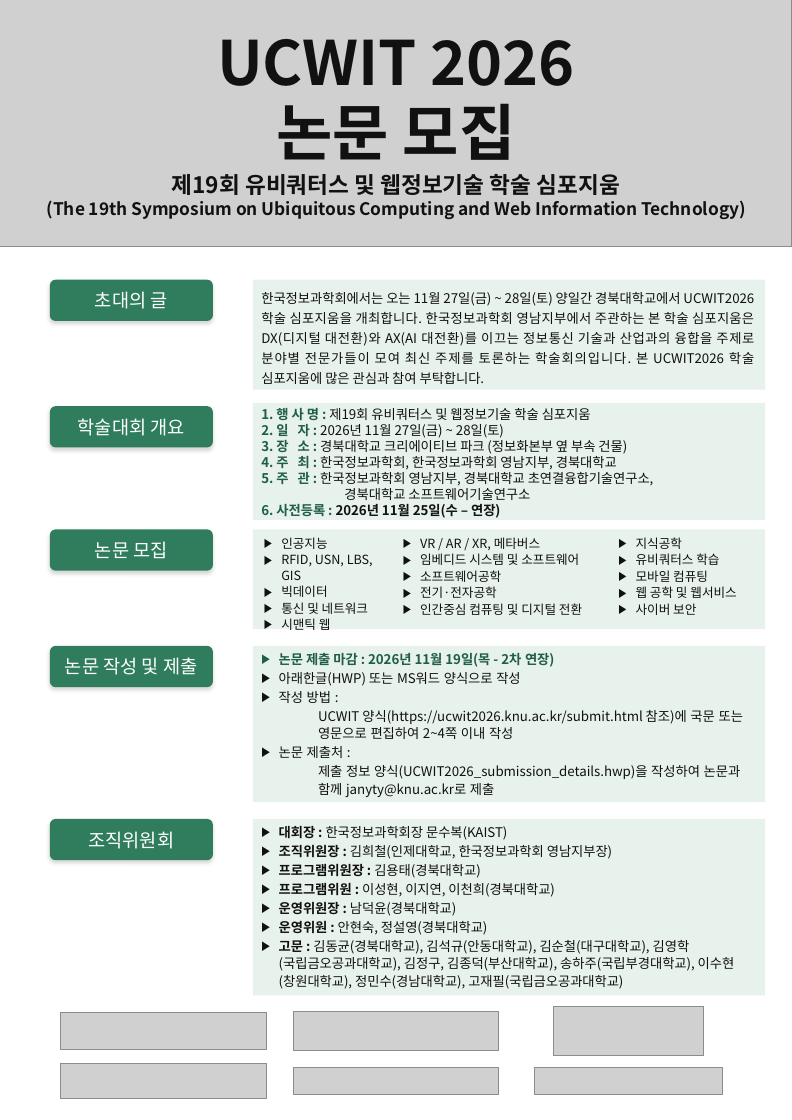
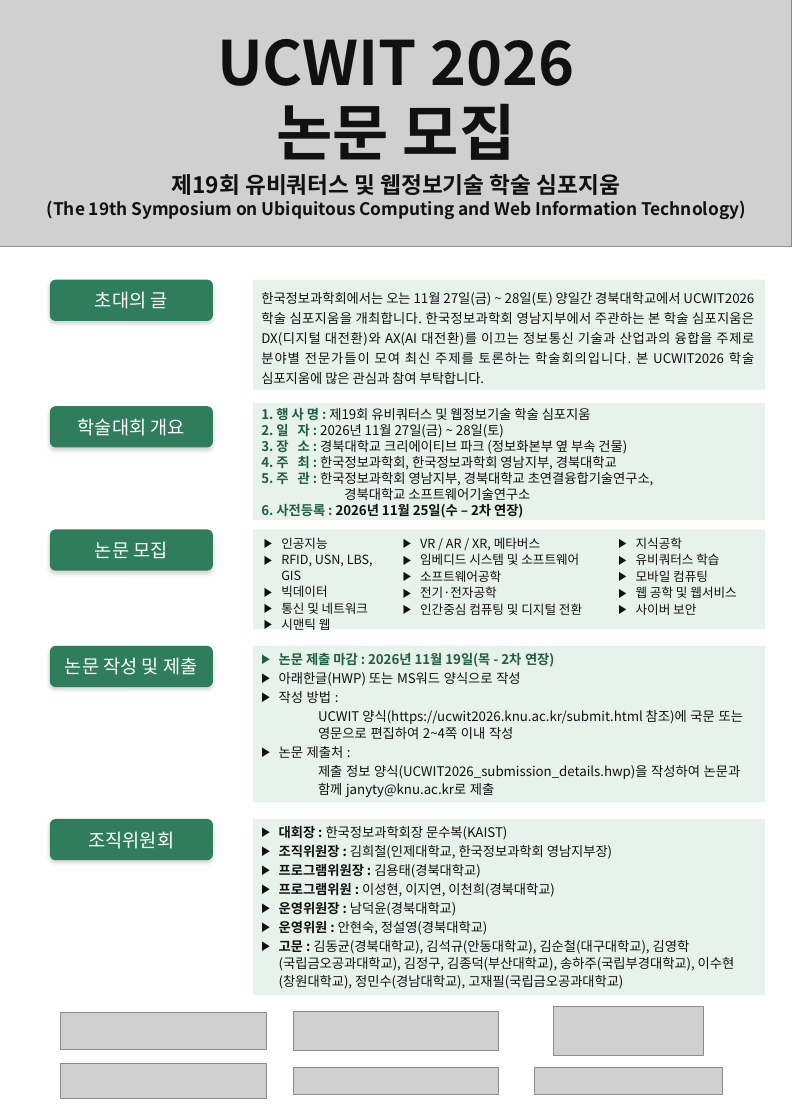
Before and after one commit to moderate-yes/2026ucwit-test, a slide deck: slide 1 of drafts/UCWIT2026_CFP_draft_NPU_오타수정_1차연장_SWRC.pptx. Drawn at 792x1120 pixels with LibreOffice and Linux fonts; fonts in the diff are those of the drawing; grey boxes stand for pictures. Boxes give left, top, right and bottom in pixels: in the first picture for what was removed or moved away, otherwise in the second. Text is boxed around its words. In the diff, an @@ line names an element or a change of style, - is before the commit and + after.

```diff
--- a/drafts/UCWIT2026_CFP_draft_NPU_오타수정_1차연장_SWRC.pptx
+++ b/drafts/UCWIT2026_CFP_draft_NPU_오타수정_1차연장_SWRC.pptx
@@ text at <box>261,504,523,518</box>: text changed @@
-6. 사전등록 : 2026년 11월 25일(수 – 연장)
+6. 사전등록 : 2026년 11월 25일(수 – 2차 연장)
```
Also in this commit, not shown: 3 other files.
